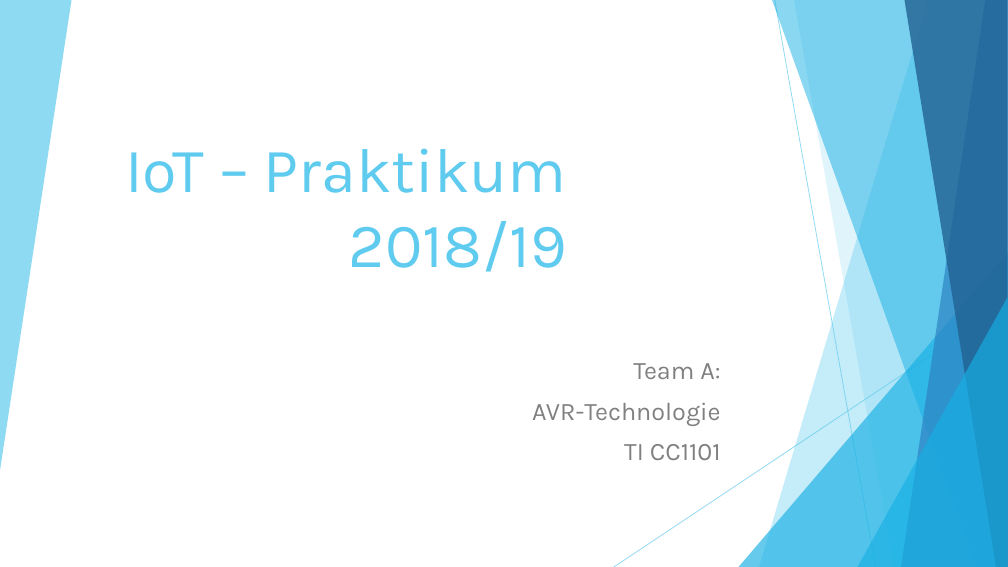
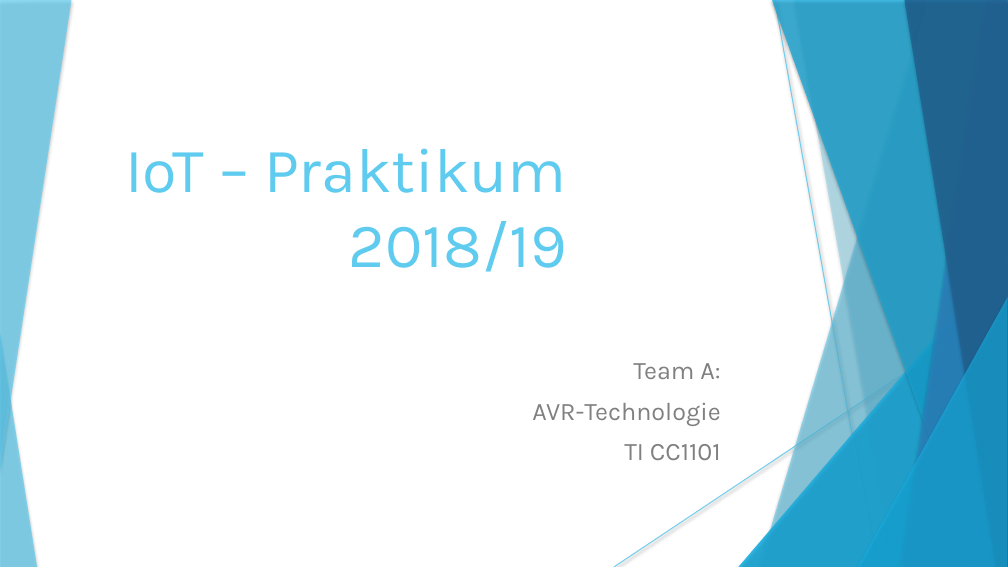
Before and after one commit to rinnerfabian/unistuff, a slide deck: slide 1 of 5. Semester/IoT/iot/powerPoint.pptx. Drawn at 1008x567 pixels with LibreOffice and Linux fonts; fonts in the diff are those of the drawing. Boxes give left, top, right and bottom in pixels: in the first picture for what was removed or moved away, otherwise in the second. Text is boxed around its words. In the diff, an @@ line names an element or a change of style, - is before the commit and + after.

```diff
--- a/5. Semester/IoT/iot/powerPoint.pptx
+++ b/5. Semester/IoT/iot/powerPoint.pptx
@@ line (775, 0) - (876, 567): stroke #5FCBEF 0.75 pt to #5FCBEF 0.74 pt @@
@@ freeform shape at [794, 0, 1008, 567]: shadow on; outline redrawn @@
@@ shadow on in 7 elements at [0, 0, 71, 470], [759, 0, 1008, 567], [739, 252, 1008, 567], [772, 0, 1008, 567], [901, 0, 1008, 567], [904, 0, 1008, 567], [858, 297, 1008, 567] @@
@@ group added at [614, 0, 1008, 567]: 5 freeform shapes, 2 lines, 2 triangles @@
@@ line (1008, 305) - (614, 567): stroke #5FCBEF 0.75 pt to #5FCBEF 0.74 pt @@
@@ triangle added at [0, 332, 37, 567], fill #5FCBEF at 70% opacity @@
```
Also in this commit, not shown: 17 other slides changed, 1 slide added, 1 slide removed.
